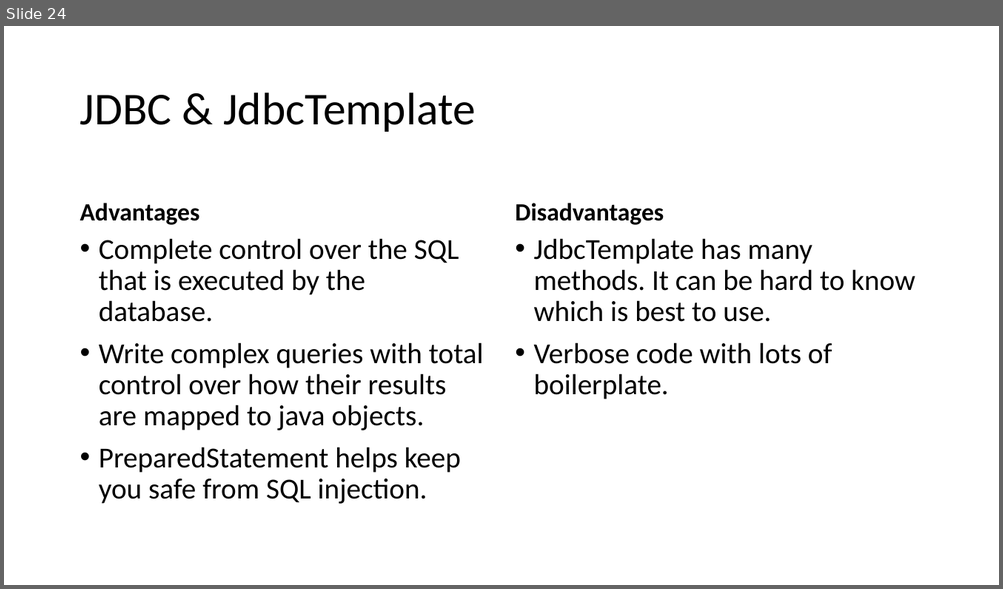
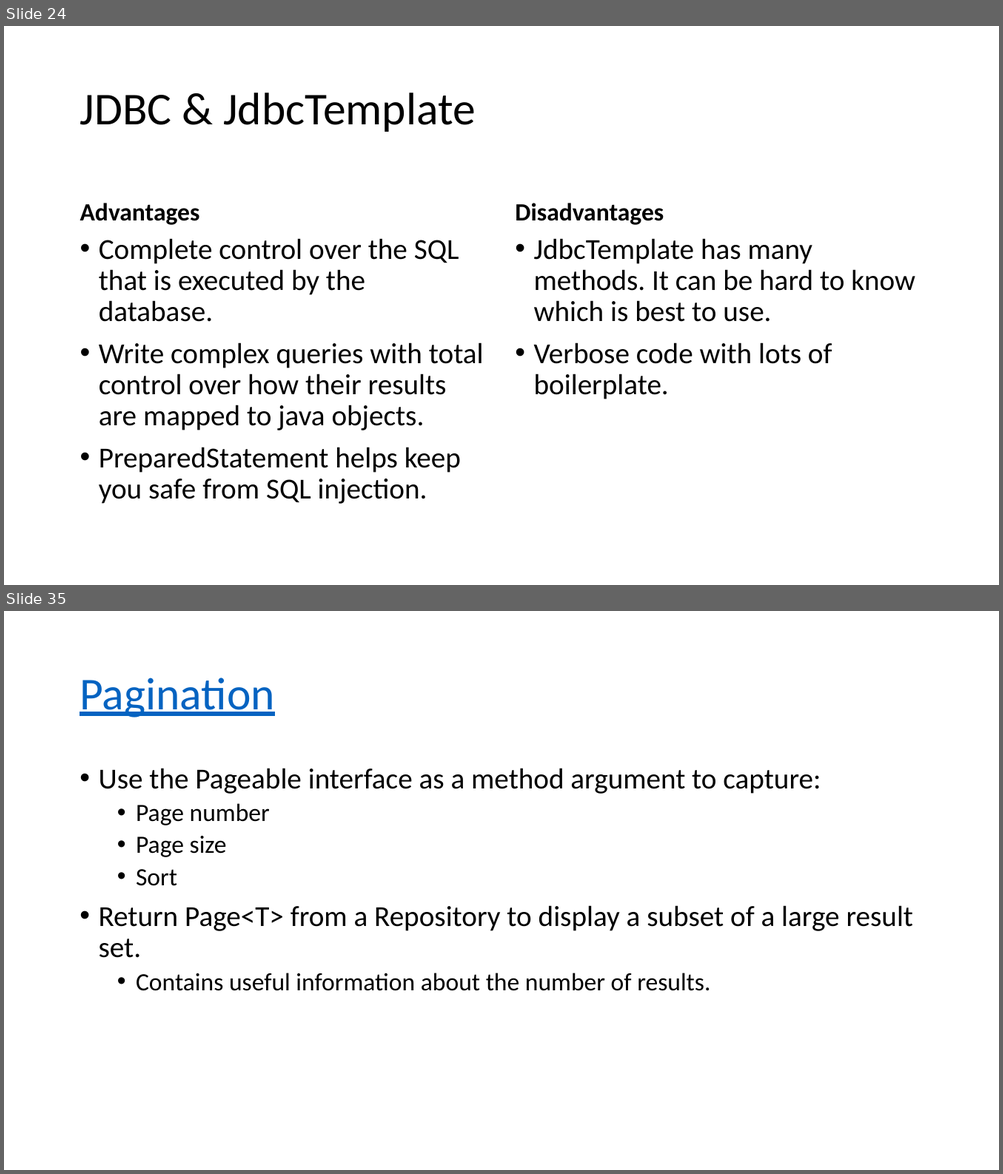
Before and after one commit to ryl/cybr406-2020, a slide deck: files/databases.pptx. Shown one above the other, each under a label of ours: slide 24 before the commit, slides 24 and 35 after it; the slides between them are not shown. The pictures are 1003x589 and 1003x1174 pixels, drawn with LibreOffice and Linux fonts; fonts in the diff are those of the drawing. Boxes give left, top, right and bottom in pixels: in the first picture for what was removed or moved away, otherwise in the second. Text is boxed around its words. In the diff, an @@ line names an element or a change of style, - is before the commit and + after.

```diff
--- a/files/databases.pptx
+++ b/files/databases.pptx
@@ slide 35 added at [4, 611, 999, 1170], background #FFFFFF @@
@@ title added at [79, 678, 274, 718], 44 pt, text #0563C1, underline @@
+Pagination
@@ text added at [99, 768, 913, 991], 28 pt, text #000000 @@
+• Use the Pageable interface as a method argument to capture:
+  • Page number
+  • Page size
+  • Sort
+• Return Page<T> from a Repository to display a subset of a large result set.
+  • Contains useful information about the number of results.
```
Also in this commit, not shown: 13 other slides added, 2 other files.
